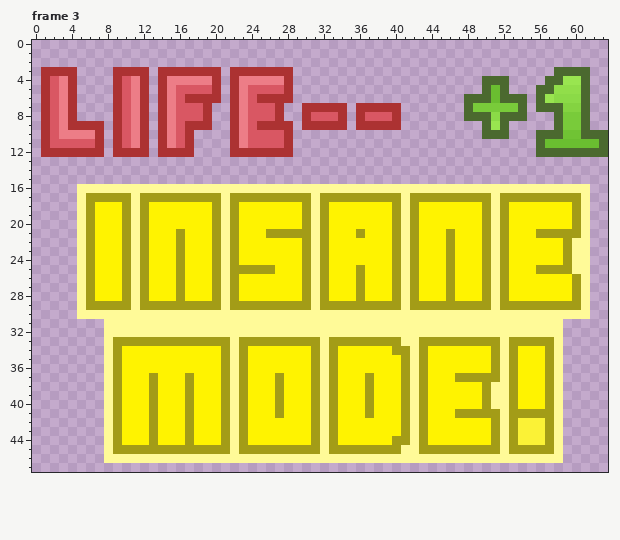
Pixel-art file, stored at Art/Aseprite/UI.aseprite. The first picture shows the starting point.
64x48 pixels, 3 frames. Colours within 5 levels of each other are drawn and written as one. Shown: frame 3.
The result:
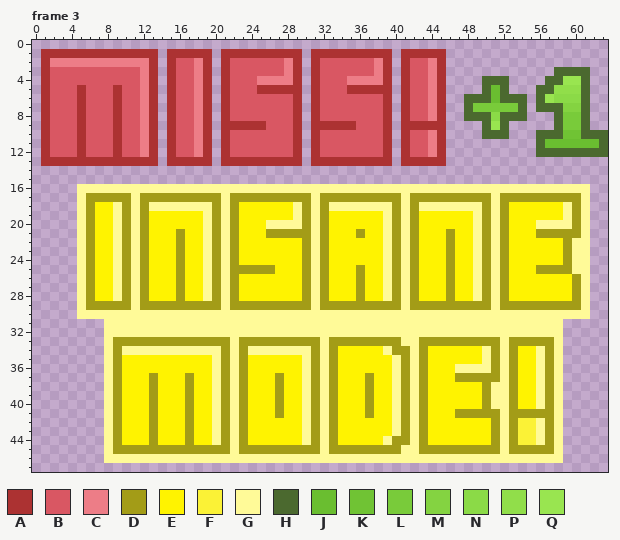
Palette (. is transparent): A #ac3232  B #d95763  C #ed7d87  D #a39c17  E #fff300  F #fbf236  G #fffa98  H #4b692f  J #6abe30  K #70c334  L #79cb3a  M #84d341  N #8bda47  P #91de4a  Q #99e550
The edit:
--- frame 3
@@ x 0..63 @@
  0 ................................................................
- 1 ................................................................
- 2 ................................................................
- 3 .AAAA....AAAA.AAAAAAA.AAAAAAA.............................HHHH..
- 4 .ABCA....ABCA.ACCCCCA.ACCCCCA.....................HHH....HHQQH..
- 5 .ABCA....ABCA.ACBBBBA.ACBBBBA.....................HJH...HHPPPH..
- 6 .ABCA....ABCA.ACBAAAA.ACBAAAA...................HHHJHHH.HQNNNH..
- 7 .ABCA....ABCA.ACBBBA..ACBBBA..AAAAA.AAAAA.......HLLLLLH.HHHMMH..
- 8 .ABCA....ABCA.ACBBBA..ACBBBA..ABBBA.ABBBA.......HHHNHHH...HLLH..
- 9 .ABCAAAA.ABCA.ACBAAA..ACBAAAA.AAAAA.AAAAA.........HQH.....HLLH..
-10 .ABCCCCA.ABCA.ACBA....ACBBBBA.....................HHH...HHHKKHHH
-11 .ABBBBBA.ABCA.ACBA....ACBBBBA...........................HJJJJJJH
-12 .AAAAAAA.AAAA.AAAA....AAAAAAA...........................HHHHHHHH
-13 ................................................................
+ 1 .AAAAAAAAAAAAA.AAAAA.AAAAAAAAA.AAAAAAAAA.AAAAA..................
+ 2 .ACCCCCCCCCCCA.ABBCA.ABBBBBBCA.ABBBBBBCA.ABBCA..................
+ 3 .ABBBBBBBBBBCA.ABBCA.ABBBBBBCA.ABBBBBBCA.ABBCA............HHHH..
+ 4 .ABBBBBBBBBBCA.ABBCA.ABBBCCCCA.ABBBCCCCA.ABBCA....HHH....HHQQH..
+ 5 .ABBBABBBABBCA.ABBCA.ABBBAAAAA.ABBBAAAAA.ABBCA....HJH...HHPPPH..
+ 6 .ABBBABBBABBCA.ABBCA.ABBBBBBBA.ABBBBBBBA.ABBCA..HHHJHHH.HQNNNH..
+ 7 .ABBBABBBABBCA.ABBCA.ABBBBBBBA.ABBBBBBBA.ABBCA..HLLLLLH.HHHMMH..
+ 8 .ABBBABBBABBCA.ABBCA.ABBBBBBBA.ABBBBBBBA.ABBCA..HHHNHHH...HLLH..
+ 9 .ABBBABBBABBCA.ABBCA.AAAAABBBA.AAAAABBBA.AAAAA....HQH.....HLLH..
+10 .ABBBABBBABBCA.ABBCA.ABBBBBBBA.ABBBBBBBA.ABBCA....HHH...HHHKKHHH
+11 .ABBBABBBABBCA.ABBCA.ABBBBBBBA.ABBBBBBBA.ABBCA..........HJJJJJJH
+12 .ABBBABBBABBCA.ABBCA.ABBBBBBBA.ABBBBBBBA.ABBCA..........HHHHHHHH
+13 .AAAAAAAAAAAAA.AAAAA.AAAAAAAAA.AAAAAAAAA.AAAAA..................
 14 ................................................................
@@ x 0..63 @@
 17 .....GDDDDDGDDDDDDDDDGDDDDDDDDDGDDDDDDDDDGDDDDDDDDDGDDDDDDDDDG..
-18 .....GDEEEDGDEEEEEEEDGDEEEEEEEDGDEEEEEEEDGDEEEEEEEDGDEEEEEEEDG..
-19 .....GDEEEDGDEEEEEEEDGDEEEEEEEDGDEEEEEEEDGDEEEEEEEDGDEEEEEEEDG..
-20 .....GDEEEDGDEEEEEEEDGDEEEEEEEDGDEEEEEEEDGDEEEEEEEDGDEEEEEEEDG..
-21 .....GDEEEDGDEEEDEEEDGDEEEDDDDDGDEEEDEEEDGDEEEDEEEDGDEEEDDDDDG..
-22 .....GDEEEDGDEEEDEEEDGDEEEEEEEDGDEEEEEEEDGDEEEDEEEDGDEEEEEEDGG..
-23 .....GDEEEDGDEEEDEEEDGDEEEEEEEDGDEEEEEEEDGDEEEDEEEDGDEEEEEEDGG..
-24 .....GDEEEDGDEEEDEEEDGDEEEEEEEDGDEEEEEEEDGDEEEDEEEDGDEEEEEEDGG..
-25 .....GDEEEDGDEEEDEEEDGDDDDDEEEDGDEEEDEEEDGDEEEDEEEDGDEEEDDDDGG..
-26 .....GDEEEDGDEEEDEEEDGDEEEEEEEDGDEEEDEEEDGDEEEDEEEDGDEEEEEEEDG..
-27 .....GDEEEDGDEEEDEEEDGDEEEEEEEDGDEEEDEEEDGDEEEDEEEDGDEEEEEEEDG..
-28 .....GDEEEDGDEEEDEEEDGDEEEEEEEDGDEEEDEEEDGDEEEDEEEDGDEEEEEEEDG..
+18 .....GDEEGDGDGGGGGGGDGDEEEEEEGDGDGGGGGGGDGDGGGGGGGDGDEEEEEEGDG..
+19 .....GDEEGDGDEEEEEEGDGDEEEEEEGDGDEEEEEEGDGDEEEEEEGDGDEEEEEEGDG..
+20 .....GDEEGDGDEEEEEEGDGDEEEGGGGDGDEEEEEEGDGDEEEEEEGDGDEEEGGGGDG..
+21 .....GDEEGDGDEEEDEEGDGDEEEDDDDDGDEEEDEEGDGDEEEDEEGDGDEEEDDDDDG..
+22 .....GDEEGDGDEEEDEEGDGDEEEEEEEDGDEEEEEEGDGDEEEDEEGDGDEEEEEEDGG..
+23 .....GDEEGDGDEEEDEEGDGDEEEEEEEDGDEEEEEEGDGDEEEDEEGDGDEEEEEEDGG..
+24 .....GDEEGDGDEEEDEEGDGDEEEEEEEDGDEEEEEEGDGDEEEDEEGDGDEEEEEEDGG..
+25 .....GDEEGDGDEEEDEEGDGDDDDDEEEDGDEEEDEEGDGDEEEDEEGDGDEEEDDDDGG..
+26 .....GDEEGDGDEEEDEEGDGDEEEEEEEDGDEEEDEEGDGDEEEDEEGDGDEEEEEEEDG..
+27 .....GDEEGDGDEEEDEEGDGDEEEEEEEDGDEEEDEEGDGDEEEDEEGDGDEEEEEEEDG..
+28 .....GDEEGDGDEEEDEEGDGDEEEEEEEDGDEEEDEEGDGDEEEDEEGDGDEEEEEEEDG..
 29 .....GDDDDDGDDDDDDDDDGDDDDDDDDDGDDDDDDDDDGDDDDDDDDDGDDDDDDDDDG..
@@ x 0..63 @@
 33 ........GDDDDDDDDDDDDDGDDDDDDDDDGDDDDDDDDGGDDDDDDDDDGDDDDDG.....
-34 ........GDEEEEEEEEEEEDGDEEEEEEEDGDEEEEEEDDGDEEEEEEEDGDEEEDG.....
-35 ........GDEEEEEEEEEEEDGDEEEEEEEDGDEEEEEEEDGDEEEEEEEDGDEEEDG.....
-36 ........GDEEEEEEEEEEEDGDEEEEEEEDGDEEEEEEEDGDEEEEEEEDGDEEEDG.....
-37 ........GDEEEDEEEDEEEDGDEEEDEEEDGDEEEDEEEDGDEEEDDDDDGDEEEDG.....
-38 ........GDEEEDEEEDEEEDGDEEEDEEEDGDEEEDEEEDGDEEEEEEDGGDEEEDG.....
-39 ........GDEEEDEEEDEEEDGDEEEDEEEDGDEEEDEEEDGDEEEEEEDGGDEEEDG.....
-40 ........GDEEEDEEEDEEEDGDEEEDEEEDGDEEEDEEEDGDEEEEEEDGGDEEEDG.....
-41 ........GDEEEDEEEDEEEDGDEEEDEEEDGDEEEDEEEDGDEEEDDDDDGDDDDDG.....
-42 ........GDEEEDEEEDEEEDGDEEEEEEEDGDEEEEEEEDGDEEEEEEEDGDFFFDG.....
-43 ........GDEEEDEEEDEEEDGDEEEEEEEDGDEEEEEEEDGDEEEEEEEDGDFFFDG.....
-44 ........GDEEEDEEEDEEEDGDEEEEEEEDGDEEEEEEDDGDEEEEEEEDGDFFFDG.....
+34 ........GDGGGGGGGGGGGDGDGGGGGGGDGDEEEEEGDDGDEEEEEEGDGDEEGDG.....
+35 ........GDEEEEEEEEEEGDGDEEEEEEGDGDEEEEEEGDGDEEEEEEGDGDEEGDG.....
+36 ........GDEEEEEEEEEEGDGDEEEEEEGDGDEEEEEEGDGDEEEGGGGDGDEEGDG.....
+37 ........GDEEEDEEEDEEGDGDEEEDEEGDGDEEEDEEGDGDEEEDDDDDGDEEGDG.....
+38 ........GDEEEDEEEDEEGDGDEEEDEEGDGDEEEDEEGDGDEEEEEEDGGDEEGDG.....
+39 ........GDEEEDEEEDEEGDGDEEEDEEGDGDEEEDEEGDGDEEEEEEDGGDEEGDG.....
+40 ........GDEEEDEEEDEEGDGDEEEDEEGDGDEEEDEEGDGDEEEEEEDGGDEEGDG.....
+41 ........GDEEEDEEEDEEGDGDEEEDEEGDGDEEEDEEGDGDEEEDDDDDGDDDDDG.....
+42 ........GDEEEDEEEDEEGDGDEEEEEEGDGDEEEEEEGDGDEEEEEEEDGDFFGDG.....
+43 ........GDEEEDEEEDEEGDGDEEEEEEGDGDEEEEEEGDGDEEEEEEEDGDFFGDG.....
+44 ........GDEEEDEEEDEEGDGDEEEEEEGDGDEEEEEGDDGDEEEEEEEDGDFFGDG.....
 45 ........GDDDDDDDDDDDDDGDDDDDDDDDGDDDDDDDDGGDDDDDDDDDGDDDDDG.....
